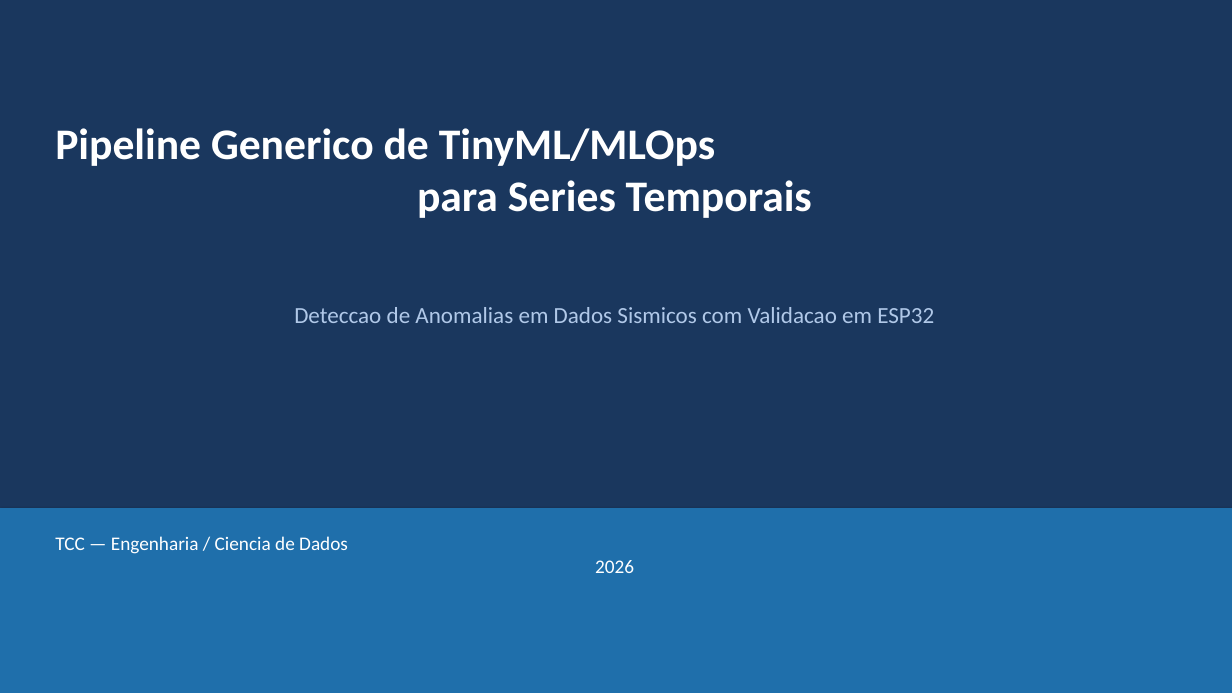
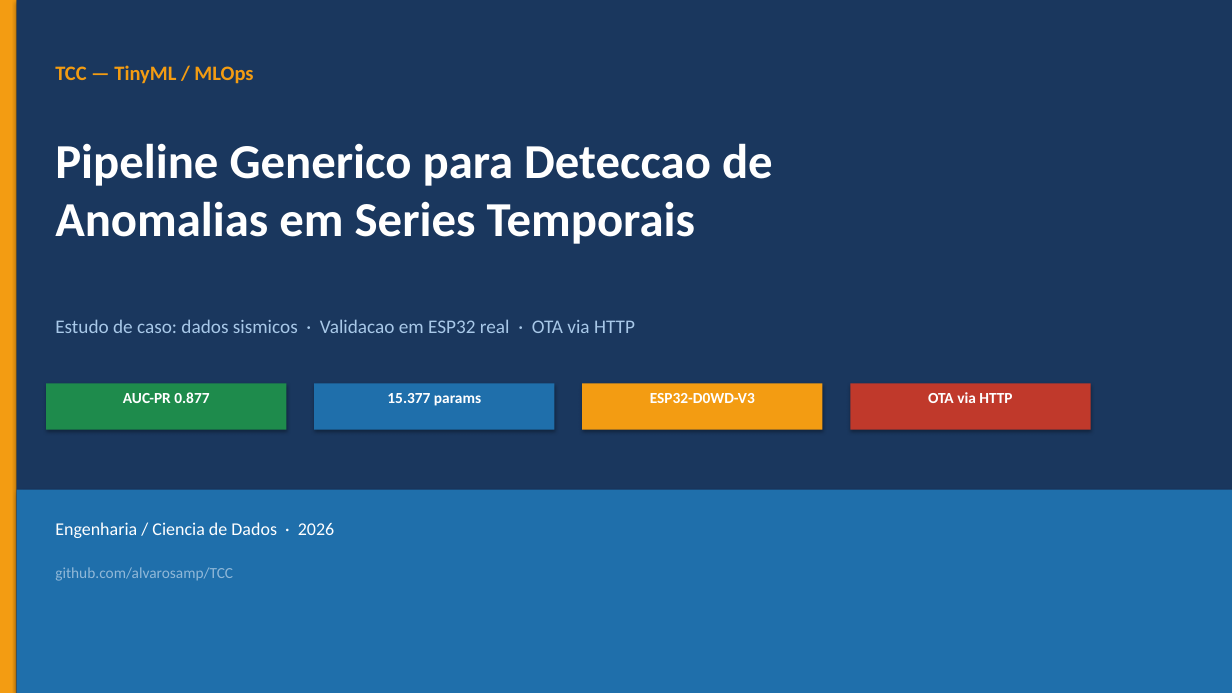
Before and after one commit to alvarosamp/TCC, a slide deck: slide 1 of docs/slides_tcc.pptx. Drawn at 1232x693 pixels with LibreOffice and Linux fonts; fonts in the diff are those of the drawing. Boxes give left, top, right and bottom in pixels: in the first picture for what was removed or moved away, otherwise in the second. Text is boxed around its words. In the diff, an @@ line names an element or a change of style, - is before the commit and + after.

```diff
--- a/docs/slides_tcc.pptx
+++ b/docs/slides_tcc.pptx
@@ background #FFFFFF to #1A375E @@
@@ rectangle added at (x1=0, y1=0, x2=17, y2=693), fill #F39C12 @@
@@ rectangle resized from (x1=0, y1=0, x2=1232, y2=693) to (x1=17, y1=0, x2=1232, y2=693) @@
@@ text added at (x1=55, y1=65, x2=253, y2=84), 16 pt, text #F39C12, bold @@
+TCC — TinyML / MLOps
@@ text at (x1=55, y1=143, x2=773, y2=244): text changed; size 34 to 38 pt @@
-Pipeline Generico de TinyML/MLOps
-para Series Temporais
+Pipeline Generico para Deteccao de
+Anomalias em Series Temporais
@@ text at (x1=55, y1=319, x2=635, y2=333): text changed; size 18 to 15 pt; text colour #B0C8E8 to #A8C8E8 @@
-Deteccao de Anomalias em Dados Sismicos com Validacao em ESP32
+Estudo de caso: dados sismicos · Validacao em ESP32 real · OTA via HTTP
@@ rectangle added at (x1=46, y1=384, x2=287, y2=430), fill #1E8B4C @@
@@ rectangle added at (x1=314, y1=384, x2=555, y2=430), fill #1F6FAB @@
@@ rectangle added at (x1=582, y1=384, x2=823, y2=430), fill #F39C12 @@
@@ rectangle added at (x1=850, y1=384, x2=1091, y2=430), fill #C0392B @@
@@ text added at (x1=123, y1=392, x2=209, y2=403), 12 pt, text #FFFFFF, bold @@
+AUC-PR 0.877
@@ text added at (x1=387, y1=393, x2=481, y2=406), 12 pt, text #FFFFFF, bold @@
+15.377 params
@@ text added at (x1=650, y1=393, x2=755, y2=403), 12 pt, text #FFFFFF, bold @@
+ESP32-D0WD-V3
@@ text added at (x1=928, y1=392, x2=1012, y2=403), 12 pt, text #FFFFFF, bold @@
+OTA via HTTP
@@ rectangle resized from (x1=0, y1=508, x2=1232, y2=693) to (x1=17, y1=490, x2=1232, y2=693) @@
@@ text at (x1=55, y1=522, x2=334, y2=538): text changed; size 15 to 14 pt @@
-TCC — Engenharia / Ciencia de Dados
-2026
+Engenharia / Ciencia de Dados · 2026
@@ text added at (x1=55, y1=567, x2=233, y2=581), 12 pt, text #90B8D8 @@
+github.com/alvarosamp/TCC
```
Also in this commit, not shown: 4 other slides changed, 13 slides added, 5 slides removed, 1 other file.
